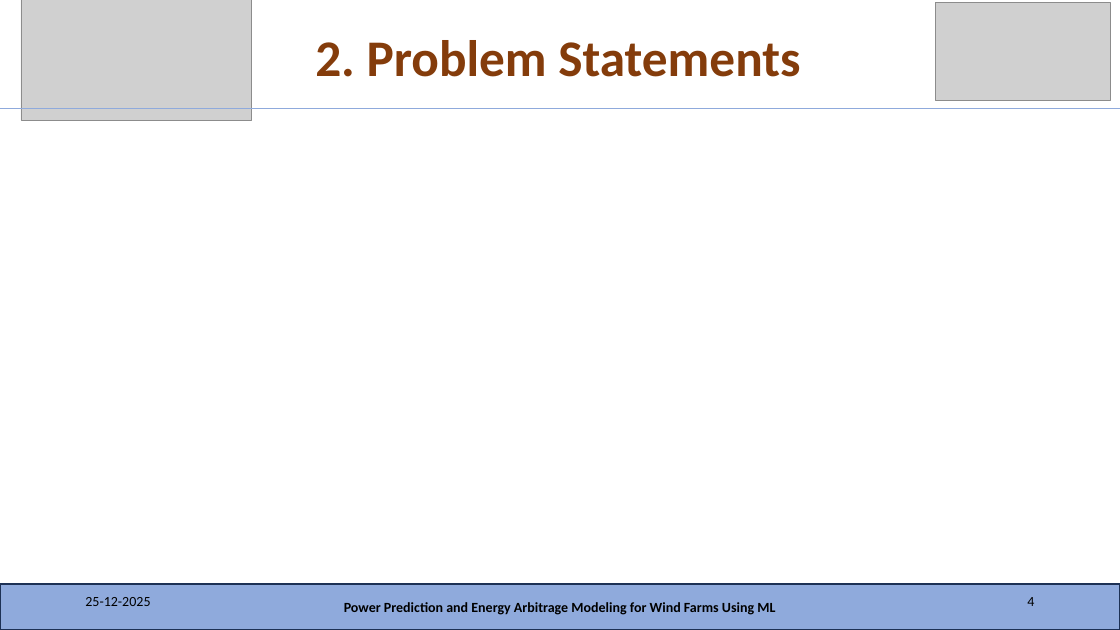
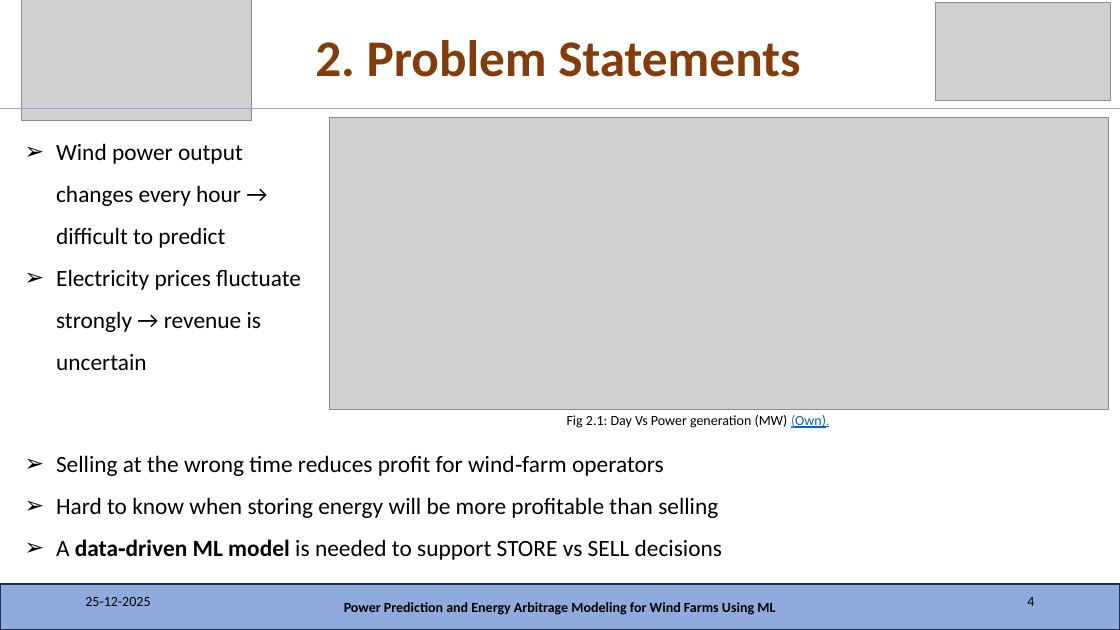
Before and after one commit to MadhaveshG/wind-h2-arbitrage, a slide deck: slide 4 of Presentation/Presentation_06_01_2026.pptx. Drawn at 1120x630 pixels with LibreOffice and Linux fonts; fonts in the diff are those of the drawing; grey boxes stand for pictures. Boxes give left, top, right and bottom in pixels: in the first picture for what was removed or moved away, otherwise in the second. Text is boxed around its words. In the diff, an @@ line names an element or a change of style, - is before the commit and + after.

```diff
--- a/Presentation/Presentation_06_01_2026.pptx
+++ b/Presentation/Presentation_06_01_2026.pptx
@@ picture added at <box>329,118,1109,410</box> @@
@@ text added at <box>56,143,301,370</box>, 20 pt, text #000000 @@
+➢ Wind power output changes every hour → difficult to predict
+➢ Electricity prices fluctuate strongly → revenue is uncertain
@@ text added at <box>567,415,826,428</box>, 12 pt, text #000000 @@
+Fig 2.1: Day Vs Power generation (MW) (Own).
@@ text added at <box>56,455,722,560</box>, 20 pt, text #000000 @@
+➢ Selling at the wrong time reduces profit for wind‑farm operators
+➢ Hard to know when storing energy will be more profitable than selling
+➢ A data‑driven ML model is needed to support STORE vs SELL decisions
```
Also in this commit, not shown: 2 other slides changed, 4 slides added, 5 other files.
